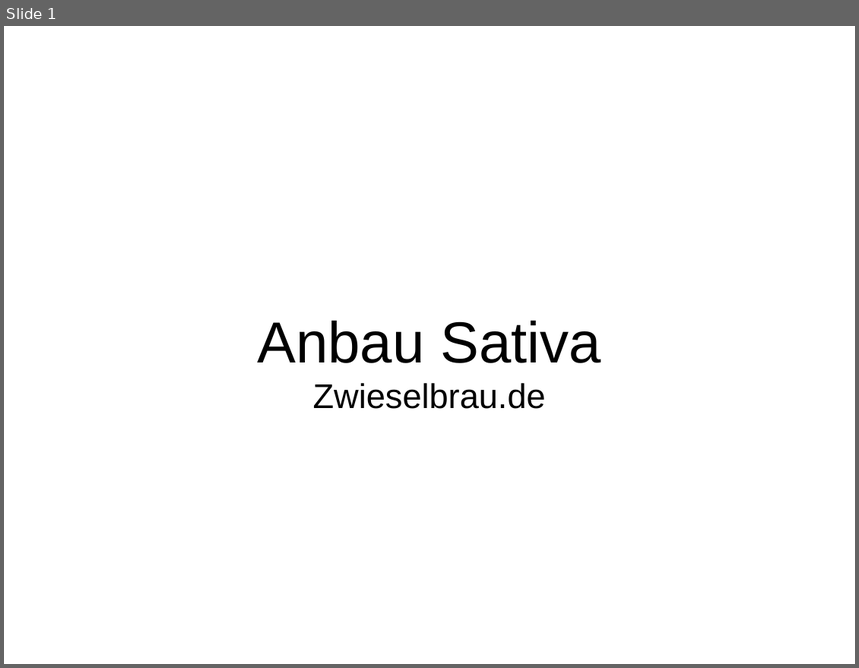
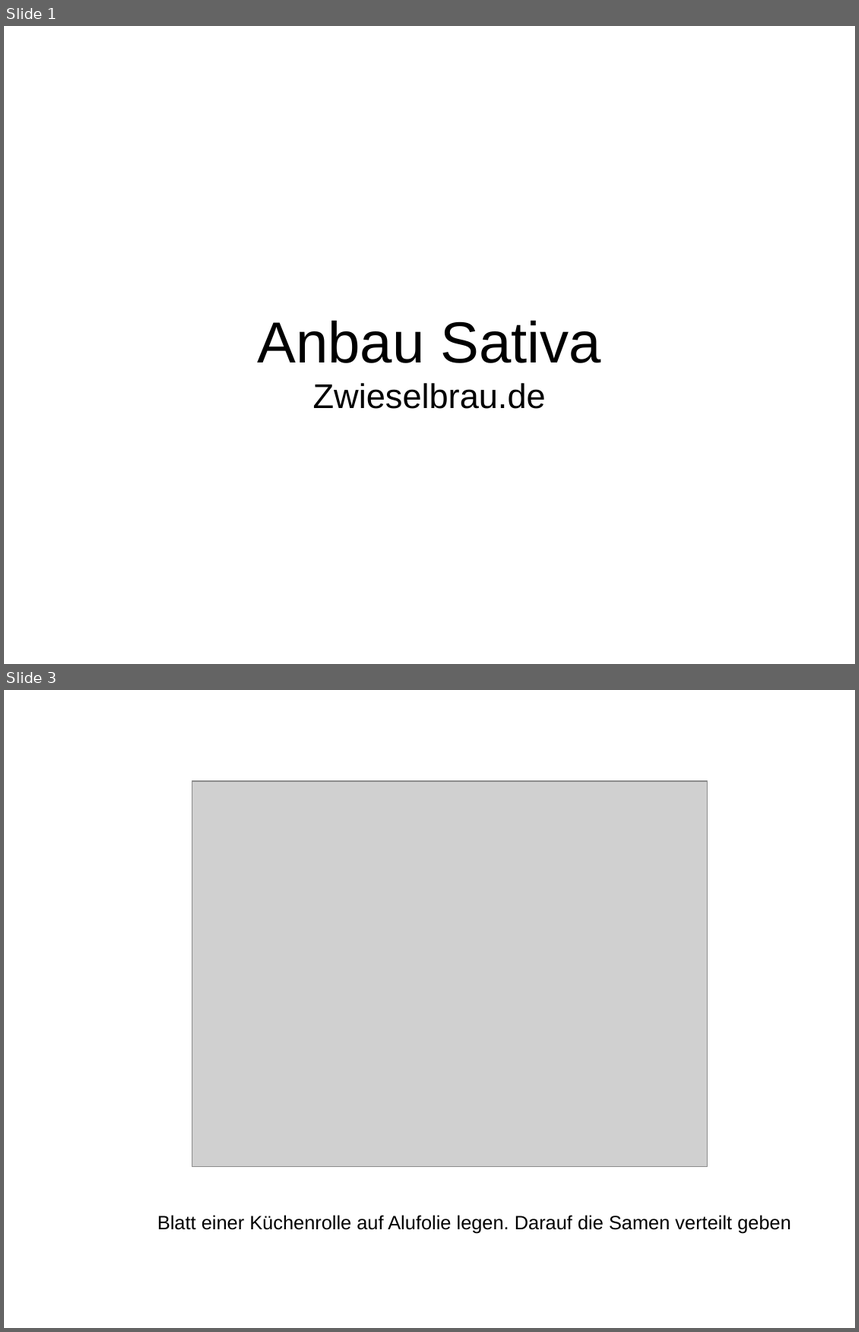
Before and after one commit to sky4walk/documents, a slide deck: Zwieselbrau-AnbauSativa.odp. Shown one above the other, each under a label of ours: slide 1 before the commit, slides 1 and 3 after it; the slides between them are not shown. The pictures are 859x668 and 859x1332 pixels, drawn with LibreOffice and Linux fonts; fonts in the diff are those of the drawing; grey boxes stand for pictures. Boxes give left, top, right and bottom in pixels: in the first picture for what was removed or moved away, otherwise in the second. Text is boxed around its words. In the diff, an @@ line names an element or a change of style, - is before the commit and + after.

```diff
--- a/Zwieselbrau-AnbauSativa.odp
+++ b/Zwieselbrau-AnbauSativa.odp
@@ slide 3 added at (x1=4, y1=690, x2=855, y2=1328), background #FFFFFF @@
@@ picture added at (x1=192, y1=781, x2=708, y2=1167) @@
@@ text added at (x1=158, y1=1215, x2=791, y2=1233), 18 pt, text #000000 @@
+Blatt einer Küchenrolle auf Alufolie legen. Darauf die Samen verteilt geben
```
Also in this commit, not shown: 4 other slides added.
